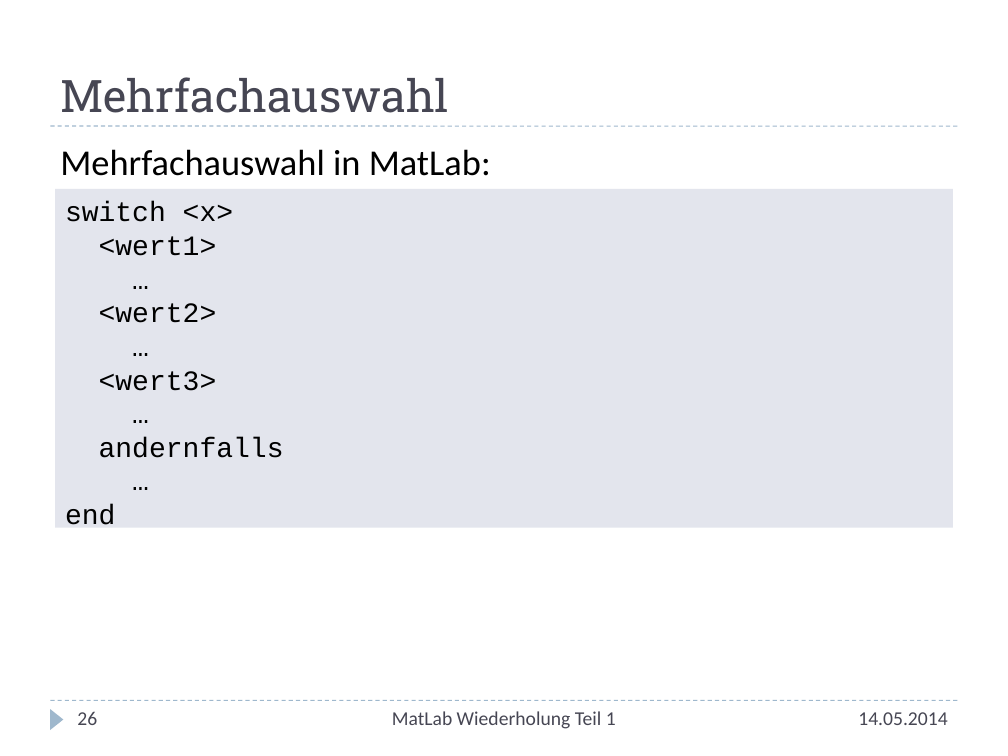
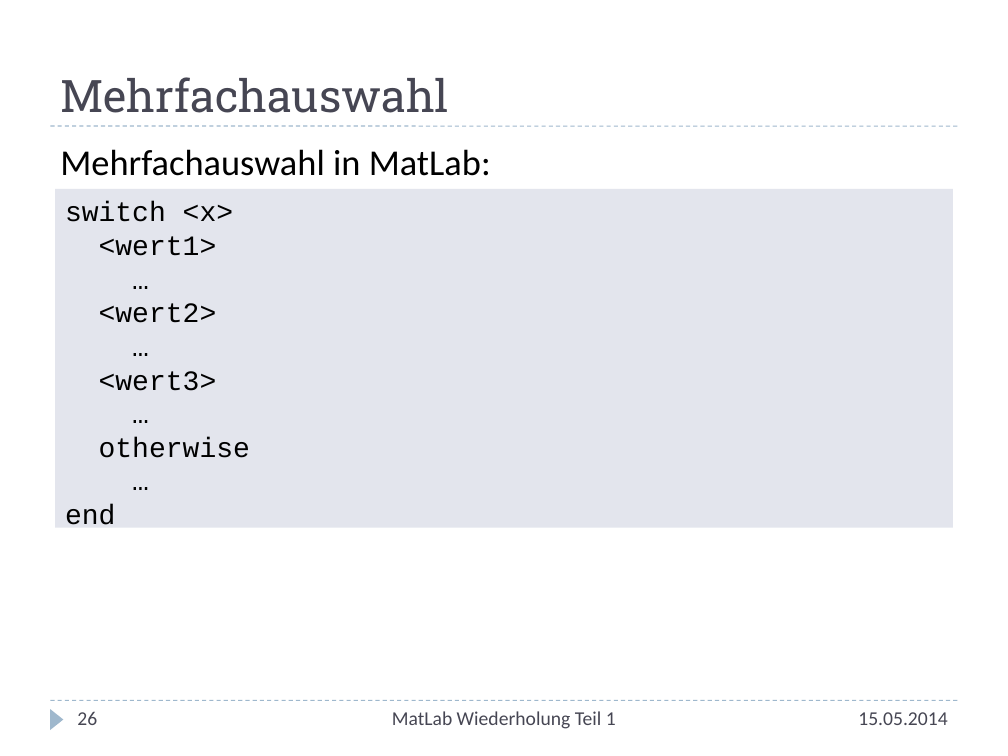
Before and after one commit to nhochberger/uni, a slide deck: slide 26 of MatLab-Wiederholung/Wiederholung.pptx. Drawn at 1008x756 pixels with LibreOffice and Linux fonts; fonts in the diff are those of the drawing. Boxes give left, top, right and bottom in pixels: in the first picture for what was removed or moved away, otherwise in the second. Text is boxed around its words. In the diff, an @@ line names an element or a change of style, - is before the commit and + after.

```diff
--- a/MatLab-Wiederholung/Wiederholung.pptx
+++ b/MatLab-Wiederholung/Wiederholung.pptx
@@ text in rectangle at box(99, 437, 250, 458): text changed @@
-andernfalls
+otherwise
@@ text at box(858, 712, 947, 725): text changed @@
-14.05.2014
+15.05.2014
```
Also in this commit, not shown: 35 other slides changed.
